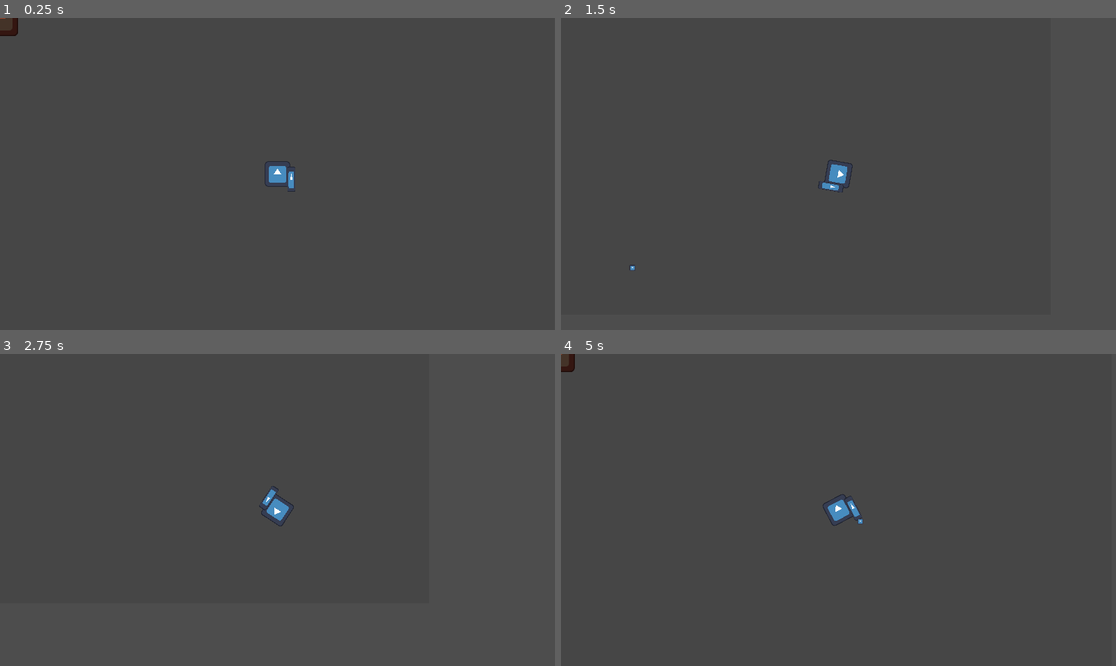
Above: before the commit, frames 1-4 (two rows, left to right).
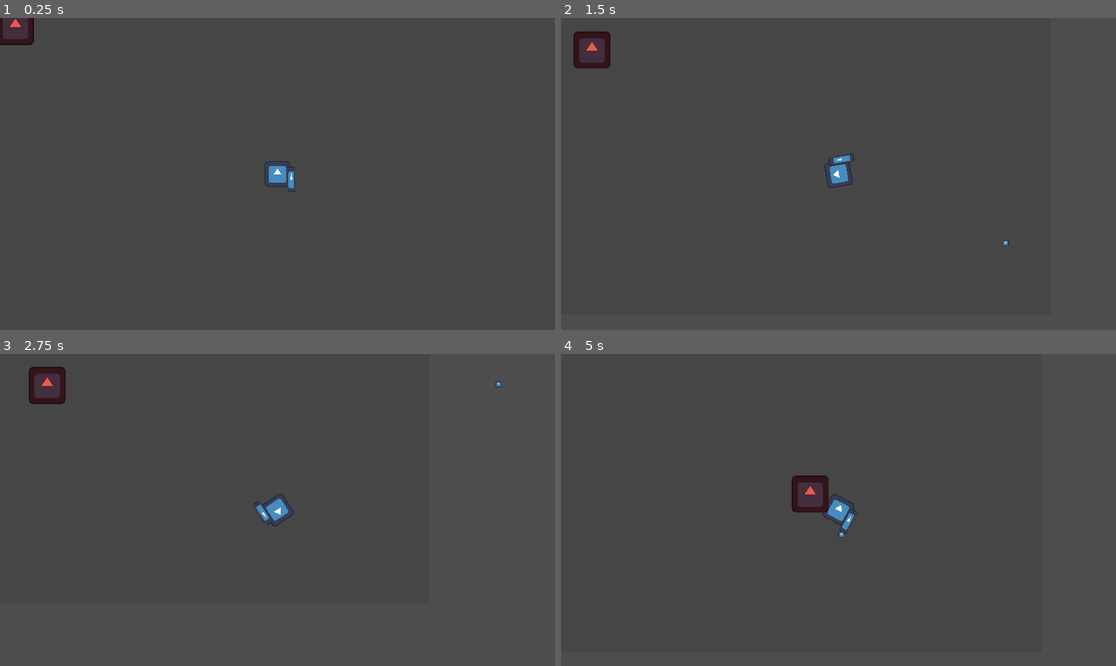
Above: after the commit, the same moments.

Repository: Kovalevskyi-Roman/MGE-Hunting
Game: Godot game, scene res://Scene/Level/level.tscn
Two runs of this game, one before a commit and one after it. Both use one fixed random seed, a clock stepped at 60 frames per second and the inputs below. The engine's default icon, where the game draws it, is replaced by a stand-in: a white triangle on a blue panel in a dark square.
Inputs (mouse positions are in pixels of both pictures, inside the frame that each line leads up to):
- Up to frame 1 (0.25 s): no input
- Up to frame 2 (1.5 s): move the mouse to (960, 158) at 0.52 s; press the mouse at (960, 158) at 0.53 s; hold D (right) 0.53-1.28 s; right-click (960, 158) at 0.8 s; move the mouse to (727, 189) at 1.27 s; release the mouse at (727, 189) at 1.28 s; hold S (down) from 1.28 s (still down); right-click (727, 189) at 1.35 s
- Up to frame 3 (2.75 s): click (166, 525) at 1.55 s; move the mouse to (333, 441) at 2.02 s; release S (down) at 2.03 s; press the mouse at (333, 441) at 2.03 s; hold D (right) from 2.03 s (still down); right-click (333, 441) at 2.3 s
- Up to frame 4 (5 s): move the mouse to (810, 572) at 2.77 s; release D (right) at 2.78 s; release the mouse at (810, 572) at 2.78 s; hold W (up) 2.78-3.53 s; right-click (810, 572) at 2.85 s; click (810, 572) at 3.05 s; move the mouse to (1005, 556) at 3.52 s; press the mouse at (1005, 556) at 3.53 s; hold A (left) from 3.53 s (still down); right-click (1005, 556) at 3.8 s; move the mouse to (672, 463) at 4.27 s; release the mouse at (672, 463) at 4.28 s; right-click (672, 463) at 4.35 s; click (672, 463) at 4.55 s

The runs differ from the first frame. In frame 1, 0.3% of the frame differs, in the area x 0-7%, y 0-9%; in frame 2, 0.7%; in frame 3, 0.7%; in frame 4, 0.8%, in the area x 0-55%, y 0-59%.

Commit message:
Барабулька

Diff:
--- a/Scene/Bullets/bullet.gd
+++ b/Scene/Bullets/bullet.gd
@@ -10,6 +10,6 @@
 
 
 func _on_area_2d_body_entered(body: Node2D) -> void:
-	if body.name == "TestEnemy":
+	if body.is_in_group("Enemies"):
 		body.hp -= 10
 	queue_free()
--- a/Scene/Enemies/base_enemy.gd
+++ b/Scene/Enemies/base_enemy.gd
@@ -1,11 +1,41 @@
 extends CharacterBody2D
 
-var hp = 40
+var speed = 250
+@onready var anim = $AnimatedSprite2D
+
+enum {
+	CHASE,
+	ATTACK,
+	DIE
+}
+
+var hp: int = 40:
+	set(value):
+		hp = value
+		if hp <= 0:
+			state = DIE
+
+var state: int = 0:
+	set(value):
+		state = value
+		match state:
+			CHASE:
+				chase()
+			DIE:
+				die()
+
+func _ready() -> void:
+	add_to_group("Enemies")
 
 func _physics_process(_delta: float) -> void:
-	if hp <= 0:
-		die()
+	state = CHASE
+	move_and_slide()
 
+func chase():
+	var direction = (Globals.player_pos - self.position).normalized()
+	velocity = speed * direction
 
 func die():
+	anim.play("death")
+	await anim.animation_finished
 	queue_free()
--- a/Scene/Enemies/base_enemy.tscn
+++ b/Scene/Enemies/base_enemy.tscn
@@ -2,10 +2,8 @@
 
 [ext_resource type="Script" uid="uid://2wnw3d13j7t5" path="res://Scene/Enemies/base_enemy.gd" id="1_k7620"]
 
-[node name="BaseEnemy" type="CharacterBody2D"]
+[node name="BaseEnemy" type="CharacterBody2D" groups=["Enemies"]]
 script = ExtResource("1_k7620")
-
-[node name="Sprite2D" type="Sprite2D" parent="."]
 
 [node name="Area2D" type="Area2D" parent="."]
 
--- a/Scene/Enemies/test_enemy.tscn
+++ b/Scene/Enemies/test_enemy.tscn
@@ -11,13 +11,13 @@
 
 [node name="TestEnemy" instance=ExtResource("1_128ih")]
 
-[node name="Sprite2D" parent="." index="0"]
-modulate = Color(0.9619985, 0.36223704, 0.21072659, 1)
+[node name="Sprite2D" type="Sprite2D" parent="." index="0"]
+modulate = Color(0.94959277, 0.33152103, 0.31557244, 1)
 texture = ExtResource("2_lrmch")
 
 [node name="CollisionShape2D" parent="Area2D" index="0"]
 shape = SubResource("RectangleShape2D_128ih")
 
-[node name="CollisionShape2D" parent="." index="2"]
+[node name="CollisionShape2D" parent="." index="2" groups=["Enemies"]]
 position = Vector2(0, 1)
 shape = SubResource("RectangleShape2D_lrmch")
--- a/Scene/Player/player.gd
+++ b/Scene/Player/player.gd
@@ -14,21 +14,23 @@
 	velocity = Vector2.ZERO
 
 	if Input.is_action_pressed("up"):
-		velocity.y -= speed
+		velocity.y -= 1
 	if Input.is_action_pressed("down"):
-		velocity.y += speed
+		velocity.y += 1
 	if Input.is_action_pressed("right"):
-		velocity.x += speed
+		velocity.x += 1
 	if Input.is_action_pressed("left"):
-		velocity.x -= speed
+		velocity.x -= 1
+	if velocity.length() > 0:
+		velocity = velocity.normalized() * speed
 
 	move_and_slide()
 
 func rotate_player():
 	if Input.is_action_pressed("rotate_left"):
+		rotation_degrees -= 2.7
+	if Input.is_action_pressed("rotate_right"):
 		rotation_degrees += 2.7
-	if Input.is_action_pressed("rotate_right"):
-		rotation_degrees -= 2.7
 
 func shot():
 	var _bullet = BULLET.instantiate()
--- a/project.godot
+++ b/project.godot
@@ -24,6 +24,10 @@
 window/size/viewport_width=1920
 window/size/viewport_height=1080
 window/size/mode=2
+
+[global_group]
+
+Enemies=""
 
 [input]
 
